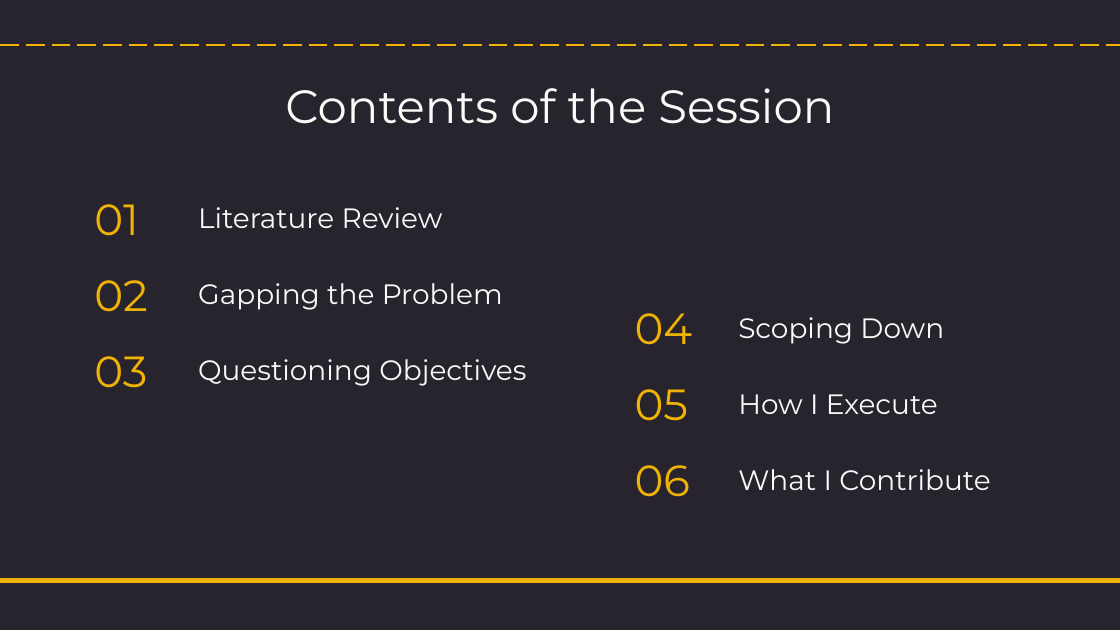
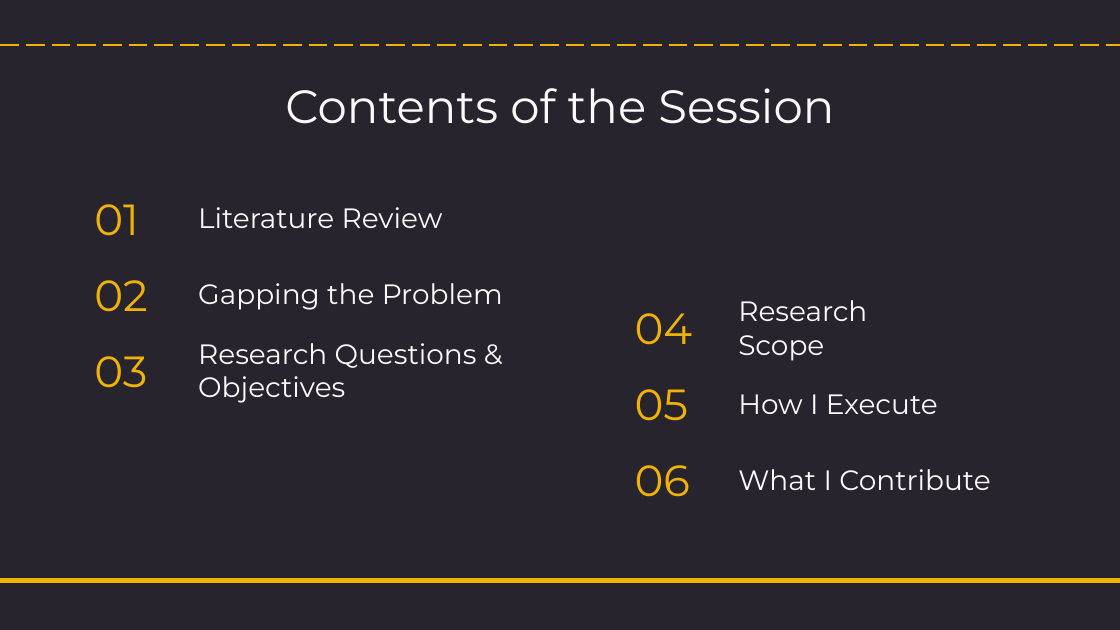
Before and after one commit to NightfuryEquinn/Ridership, a slide deck: slide 2 of docs/24202141_yipzixian_p1_presentation_revised.pptx (slide 3 before the commit). Drawn at 1120x630 pixels with LibreOffice and Linux fonts; fonts in the diff are those of the drawing. Boxes give left, top, right and bottom in pixels: in the first picture for what was removed or moved away, otherwise in the second. Text is boxed around its words. In the diff, an @@ line names an element or a change of style, - is before the commit and + after.

```diff
--- a/docs/24202141_yipzixian_p1_presentation_revised.pptx
+++ b/docs/24202141_yipzixian_p1_presentation_revised.pptx
@@ text at <box>738,300,867,361</box>: text changed @@
-Scoping Down
+Research Scope
@@ subtitle at <box>198,343,477,403</box>: text changed @@
-Questioning Objectives
+Research Questions & Objectives
```
Also in this commit, not shown: 6 other slides changed, 24 other files.
